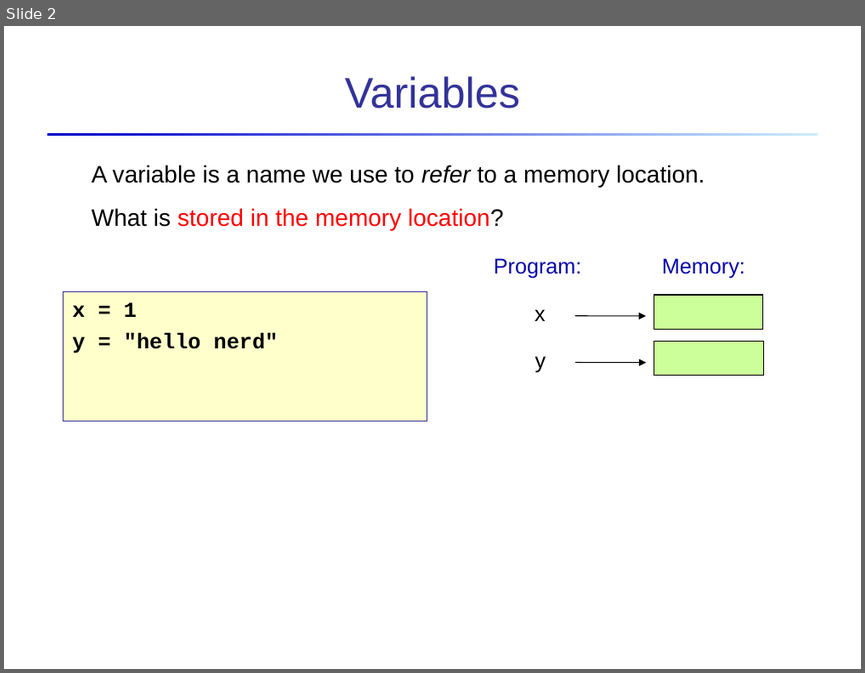
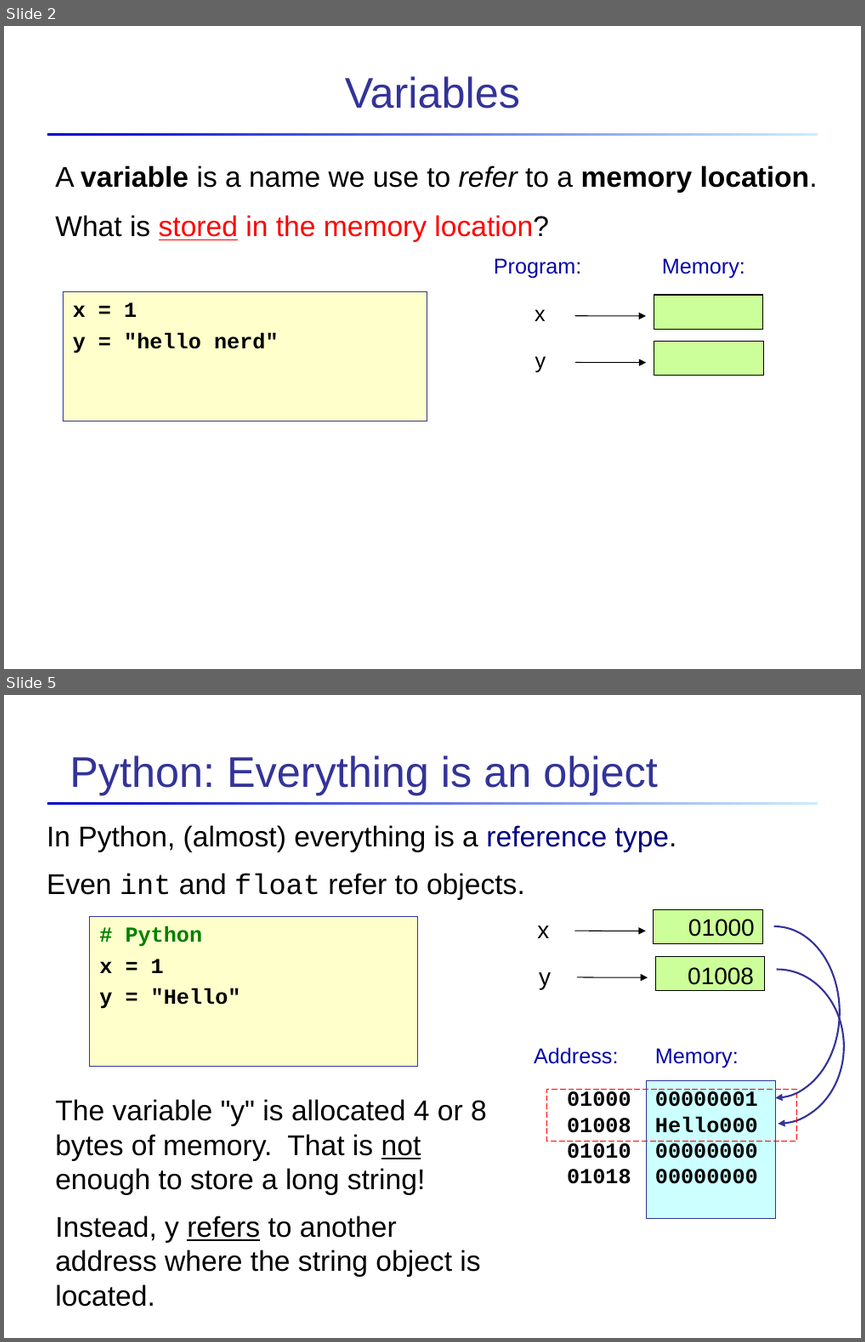
Before and after one commit to cpske/Prog2, a slide deck: oop/Object-References.ppt. Shown one above the other, each under a label of ours: slide 2 before the commit, slides 2 and 5 after it; the slides between them are not shown. The pictures are 865x673 and 865x1342 pixels, drawn with LibreOffice and Linux fonts; fonts in the diff are those of the drawing. Boxes give left, top, right and bottom in pixels: in the first picture for what was removed or moved away, otherwise in the second. Text is boxed around its words. In the diff, an @@ line names an element or a change of style, - is before the commit and + after.

```diff
--- a/oop/Object-References.ppt
+++ b/oop/Object-References.ppt
@@ slide 5 added at <box>4,695,861,1338</box>, background #FFFFFF; not listed: 1 template element that a slide beside it also shows @@
@@ title added at <box>69,755,657,795</box>, 36 pt, text #333399 @@
+Python: Everything is an object
@@ text added at <box>46,825,677,900</box>, 24 pt, text #000000 @@
+In Python, (almost) everything is a reference type.
+Even int and float refer to objects.
@@ rectangle added at <box>90,916,418,1066</box>, fill #FFFFCC, outline #333399 0.74 pt, 18 pt, text #000000, bold @@
+# Python
+x = 1
+y = "Hello"
@@ rectangle added at <box>653,910,763,944</box>, fill #CCFF99, outline #000000 0.74 pt, 20 pt, text #000000 @@
+01000
@@ text added at <box>537,925,549,938</box>, 20 pt, text #000000 @@
+x
@@ arrow added from (575, 930) to (646, 930), #000000 0.74 pt @@
@@ freeform shape added at <box>710,926,840,1098</box>, outline #333399 1.5 pt @@
@@ text added at <box>539,972,551,989</box>, 20 pt, text #000000 @@
+y
@@ rectangle added at <box>655,956,765,991</box>, fill #CCFF99, outline #000000 0.74 pt @@
@@ text added at <box>687,967,754,985</box>, 20 pt, text #000000 @@
+01008
@@ freeform shape added at <box>711,970,844,1123</box>, outline #333399 1.5 pt @@
@@ arrow added from (577, 977) to (647, 978), #000000 0.74 pt @@
@@ text added at <box>534,1047,618,1064</box>, 18 pt, text #0707A9 @@
+Address:
@@ text added at <box>655,1048,738,1068</box>, 18 pt, text #0707A9 @@
+Memory:
@@ text added at <box>55,1099,487,1306</box>, 24 pt, text #000000 @@
+The variable "y" is allocated 4 or 8 bytes of memory. That is not enough to store a long string!
+Instead, y refers to another address where the string object is located.
@@ rectangle added at <box>546,1089,796,1140</box>, outline #FF0000 0.99 pt @@
@@ text added at <box>567,1091,631,1184</box>, 18 pt, text #000000, bold @@
+01000
+01008
+01010
+01018
@@ rectangle added at <box>647,1081,775,1218</box>, fill #CCFFFF, outline #333399 0.74 pt, 18 pt, text #000000, bold @@
+00000001
+Hello000
+00000000
+00000000
@@ slide 2 changed as well @@
@@ text "A variable is a name ...": place and size @@
-text "A variable is a name ..." at <box>92,165,704,230</box>
+text "A variable is a name ..." at <box>55,165,817,242</box>
@@ text "A variable is a name ..." at <box>55,165,817,242</box>: size 20 to 24 pt; bold on in "variable memory location."; underline on in "stored" @@
```
Also in this commit, not shown: 4 other slides changed, 11 other slides added, 8 slides removed, 9 other files.
